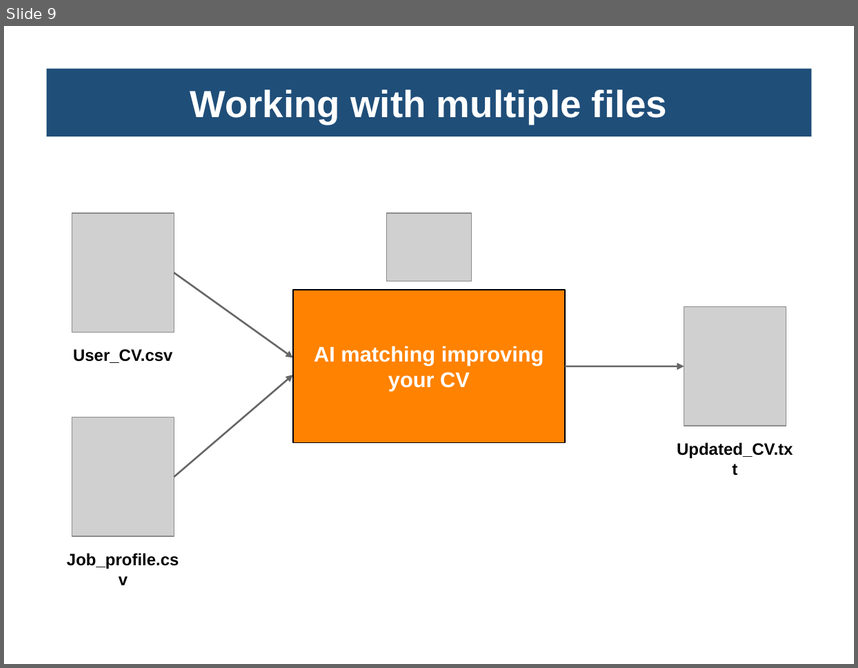
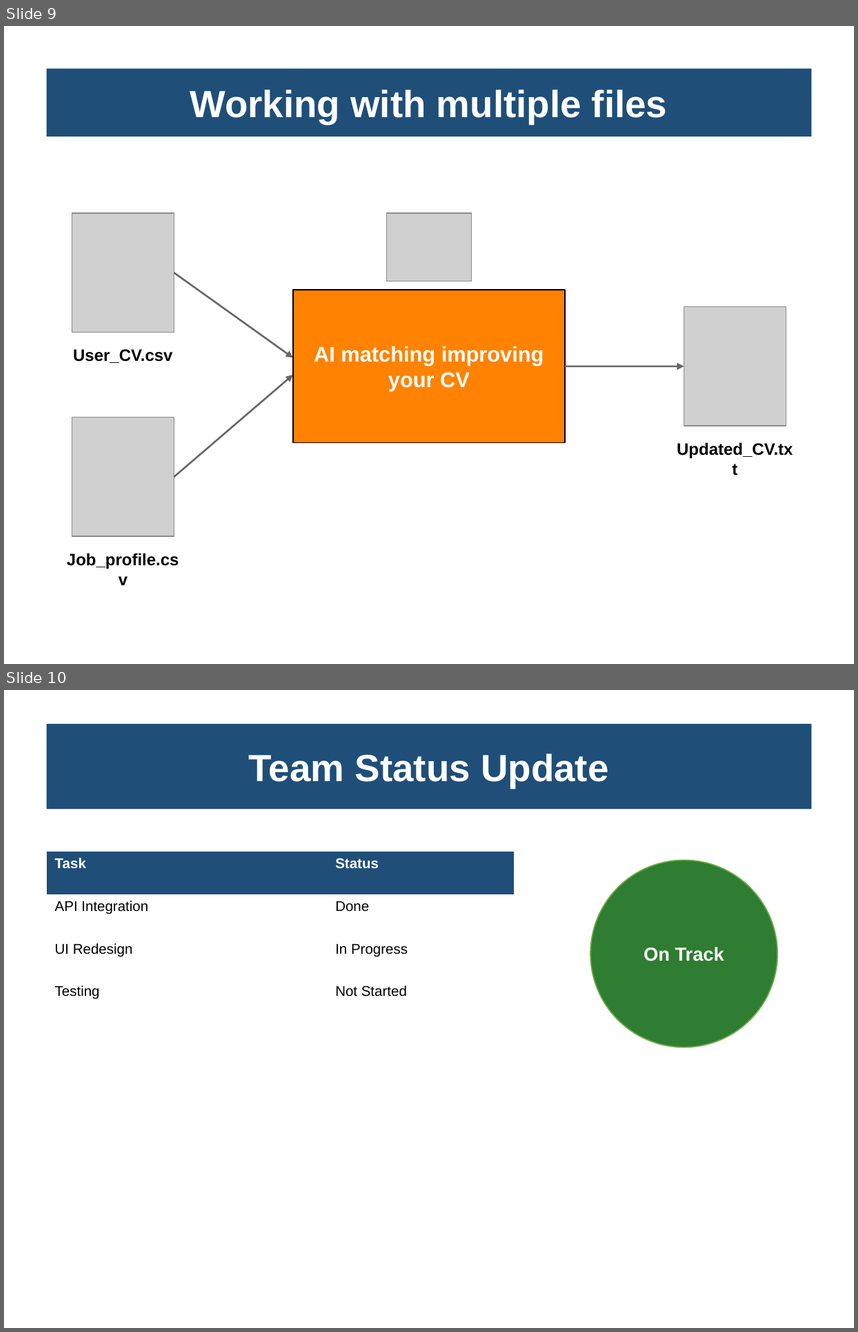
Before and after one commit to andcastillo/single_slide_creation, a slide deck: examples/generated_deck.pptx. Shown one above the other, each under a label of ours: slide 9 before the commit, slides 9 and 10 after it. The pictures are 858x668 and 858x1332 pixels, drawn with LibreOffice and Linux fonts; fonts in the diff are those of the drawing; grey boxes stand for pictures. Boxes give left, top, right and bottom in pixels: in the first picture for what was removed or moved away, otherwise in the second. Text is boxed around its words. In the diff, an @@ line names an element or a change of style, - is before the commit and + after.

```diff
--- a/examples/generated_deck.pptx
+++ b/examples/generated_deck.pptx
@@ slide 10 added at [4,690,854,1328], background #FFFFFF @@
@@ rectangle added at [47,724,811,809], fill #1F4E79, 32 pt, text #FFFFFF, bold @@
+Team Status Update
@@ table added at [47,851,514,1021], 4 rows, 2 columns @@
+Task | Status
+API Integration | Done
+UI Redesign | In Progress
+Testing | Not Started
@@ ellipse added at [590,860,777,1047], fill #2E7D32, outline #70AD47 0.99 pt, 16 pt, text #FFFFFF, bold @@
+On Track
```
Also in this commit, not shown: 4 slides changed, 1 other file.
